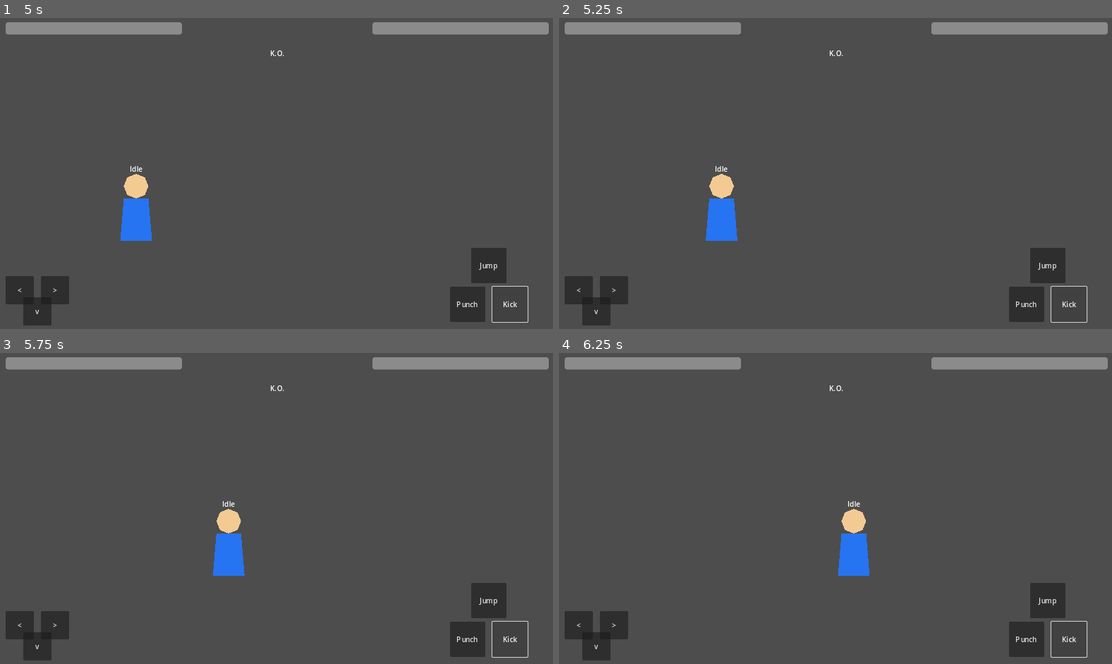
Above: before the commit, frames 1-4 (two rows, left to right).
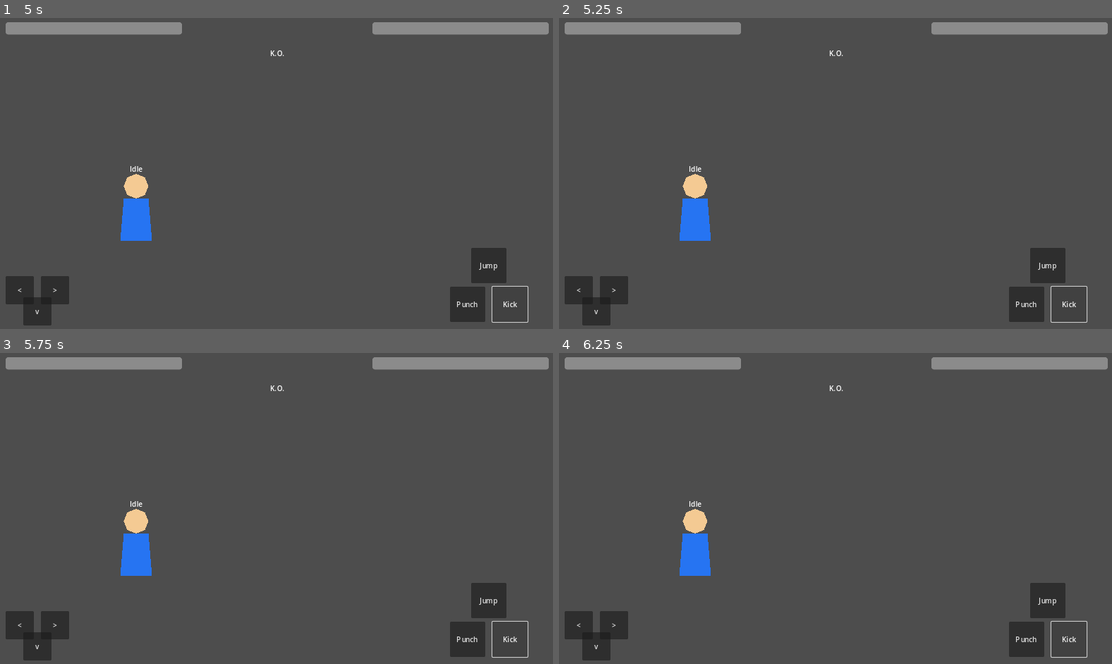
Above: after the commit, the same moments.

Repository: adamonine-stack/hashire-kaminari-dakkan-no-kobushi
Game: Godot game, scene res://scenes/Battle.tscn
Two runs of this game, one before a commit and one after it. Both use one fixed random seed, a clock stepped at 60 frames per second and the inputs below. The project has no main scene, so this scene is started directly.
Inputs:
- Up to frame 1 (5 s): click "Jump" at 0.5 s; click "<" at 1.25 s; click ">" at 2 s; click "v" at 2.75 s; click "Punch" at 3.5 s; click "Kick" at 4.25 s
- Up to frame 2 (5.25 s): tap Enter at 5 s; hold D (MoveRight) from 5.03 s (still down); tap Space (Jump) at 5.1 s
- Up to frame 3 (5.75 s): keep holding D (MoveRight); tap Space (Jump) at 5.27, 5.57 s
- Up to frame 4 (6.25 s): keep holding D (MoveRight); tap Space (Jump) at 5.85, 6.02 s

Frame 1 is identical in both runs. In frame 2, 1.8% of the frame differs, in the area x 21-33%, y 47-72%; in frame 3, 1.9%; in frame 4, 1.9%, in the area x 21-57%, y 47-72%.

Commit message:
DEV-008 add player jump movement

Diff:
--- a/godot/scripts/player/player_movement.gd
+++ b/godot/scripts/player/player_movement.gd
@@ -1,12 +1,25 @@
-extends Node2D
+extends CharacterBody2D
 
 @export var move_speed := 300.0
+@export var jump_power := 500.0
 @export var screen_margin := 36.0
 
+var gravity := ProjectSettings.get_setting("physics/2d/default_gravity") as float
 
-func _process(delta: float) -> void:
+
+func _physics_process(delta: float) -> void:
 	var direction := Input.get_axis("MoveLeft", "MoveRight")
+	velocity.x = direction * move_speed
+
+	if is_on_floor():
+		if Input.is_action_just_pressed("Jump"):
+			velocity.y = -jump_power
+		else:
+			velocity.y = 0.0
+	else:
+		velocity.y += gravity * delta
+
+	move_and_slide()
+
 	var viewport_width := get_viewport_rect().size.x
-	var next_x := position.x + direction * move_speed * delta
-
-	position.x = clampf(next_x, screen_margin, viewport_width - screen_margin)
+	position.x = clampf(position.x, screen_margin, viewport_width - screen_margin)
